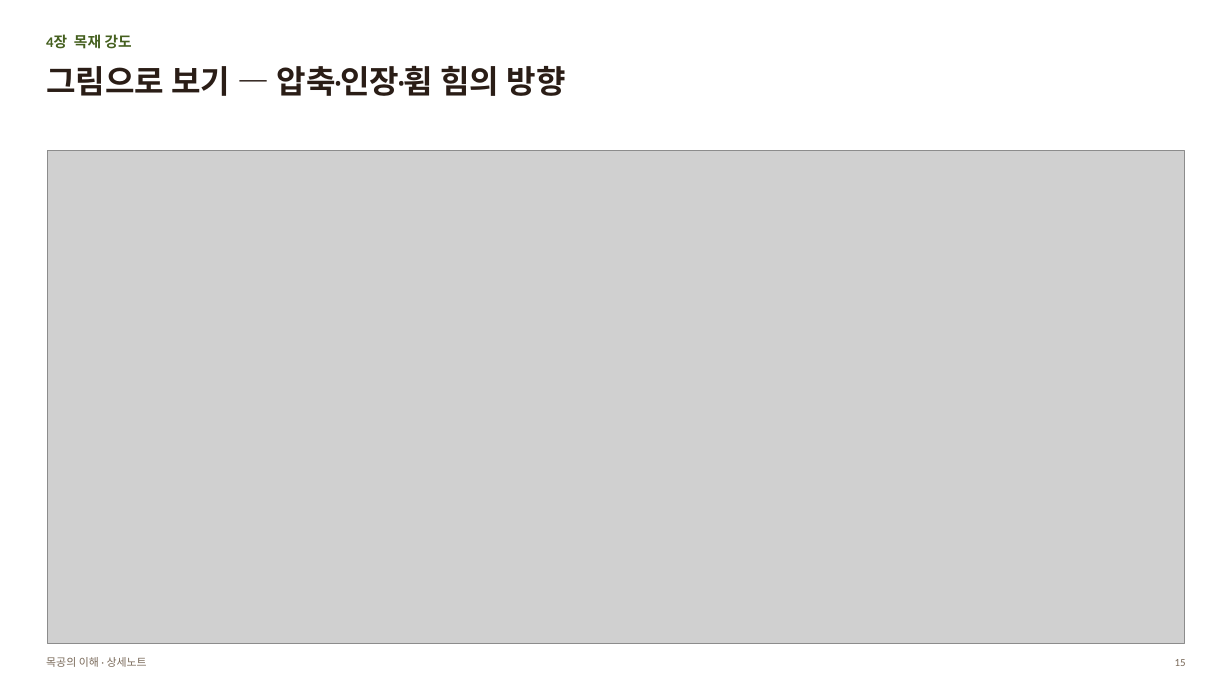
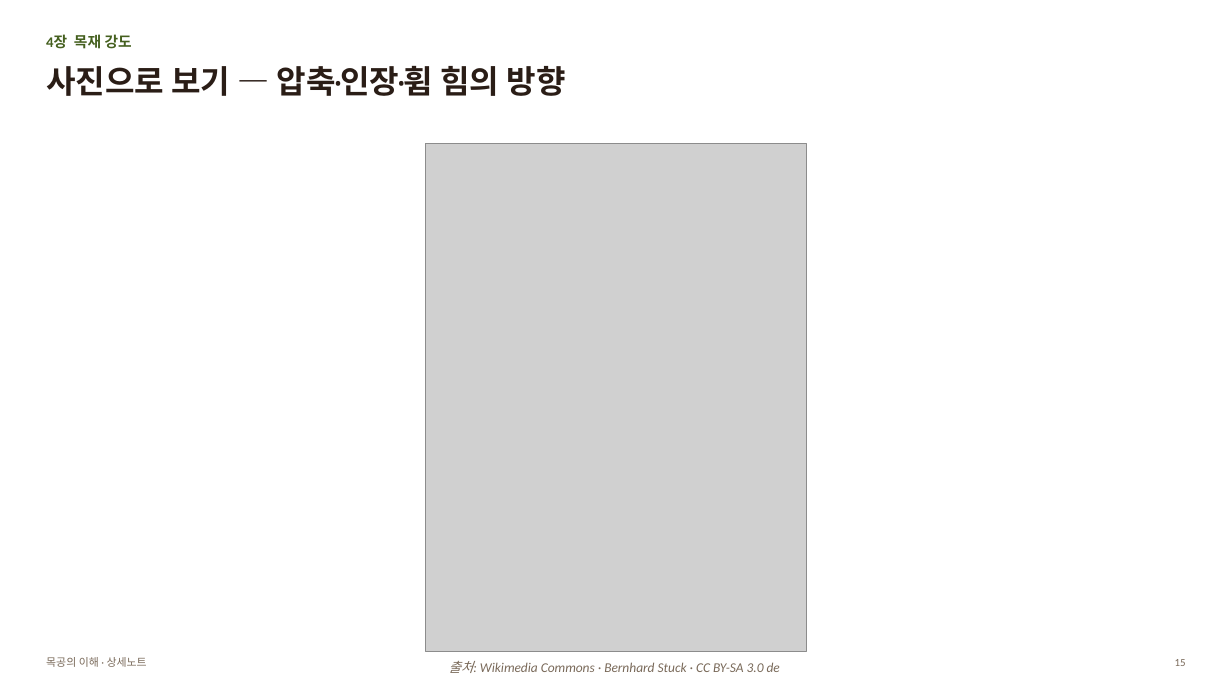
Before and after one commit to nskim4690-tech/my-workspace, a slide deck: slide 15 of 젠트리/목공방/공부방/목공의_이해/목공의_이해_상세노트.pptx. Drawn at 1232x693 pixels with LibreOffice and Linux fonts; fonts in the diff are those of the drawing; grey boxes stand for pictures. Boxes give left, top, right and bottom in pixels: in the first picture for what was removed or moved away, otherwise in the second. Text is boxed around its words. In the diff, an @@ line names an element or a change of style, - is before the commit and + after.

```diff
--- a/젠트리/목공방/공부방/목공의_이해/목공의_이해_상세노트.pptx
+++ b/젠트리/목공방/공부방/목공의_이해/목공의_이해_상세노트.pptx
@@ text at box(46, 66, 566, 96): text changed @@
-그림으로 보기 — 압축·인장·휨 힘의 방향
+사진으로 보기 — 압축·인장·휨 힘의 방향
@@ picture added at box(425, 143, 806, 652) @@
@@ picture removed at box(48, 151, 1185, 644) @@
@@ text added at box(449, 661, 780, 673), 10.5 pt, text #7A6A5A, italic @@
+출처: Wikimedia Commons · Bernhard Stuck · CC BY-SA 3.0 de
```
Also in this commit, not shown: 18 other slides changed, 1 other file.
